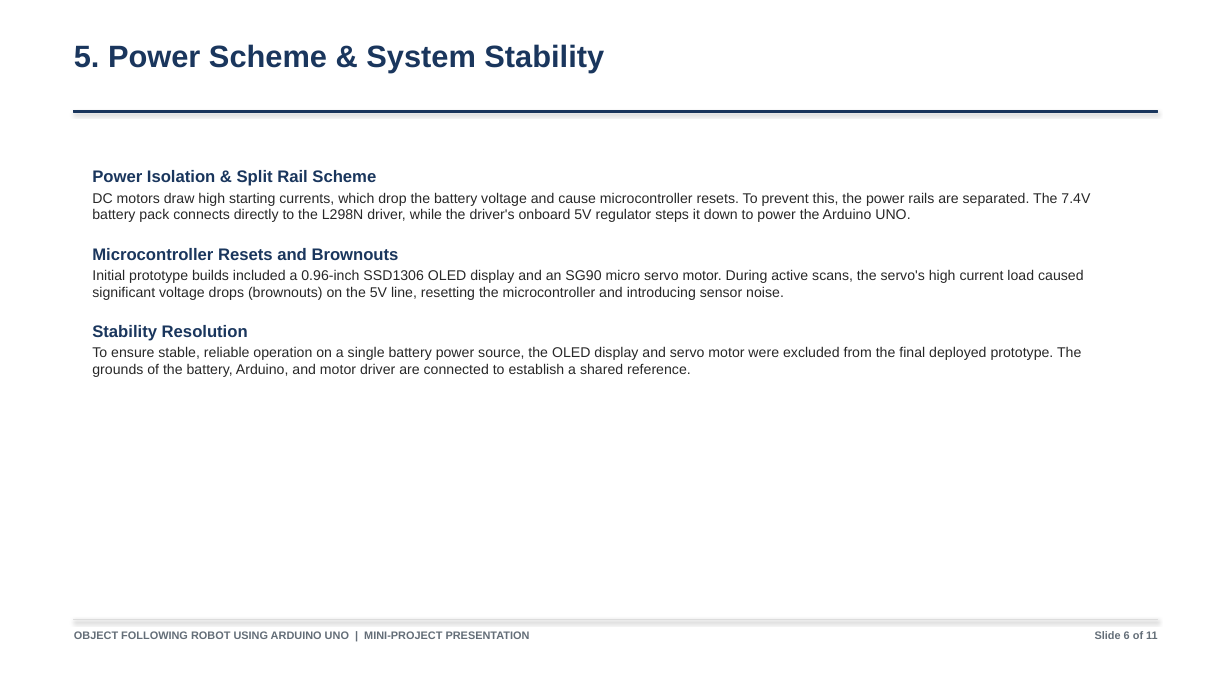
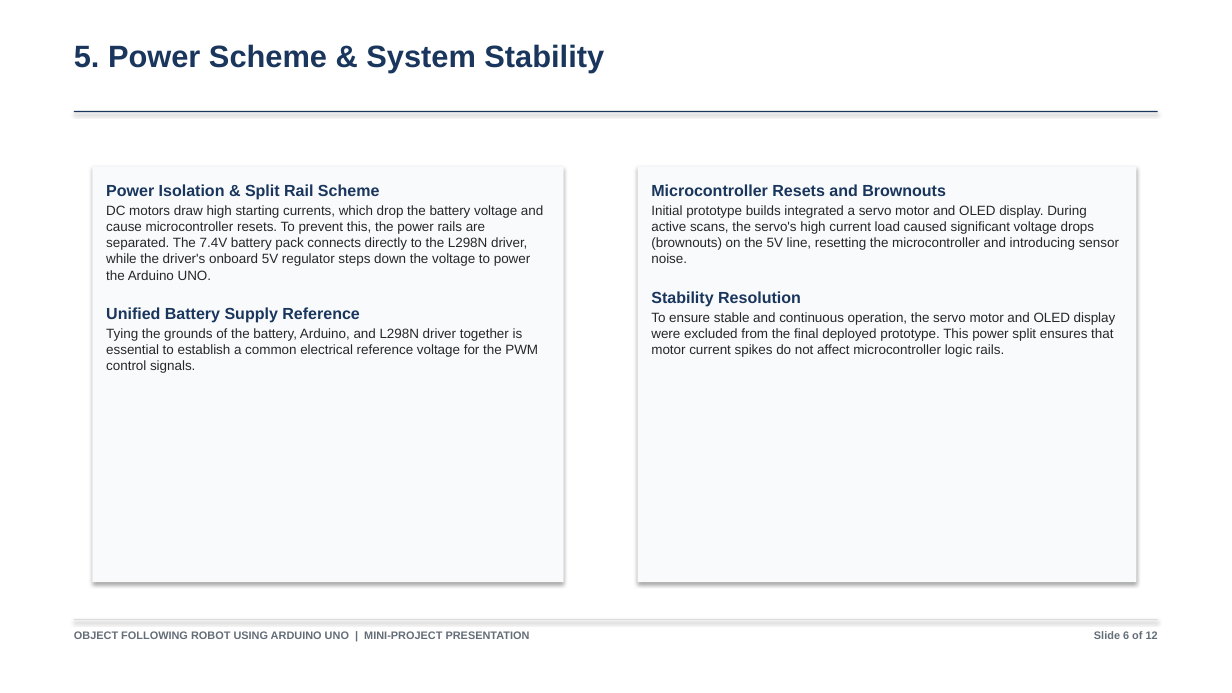
Before and after one commit to Biraj2004/Object-Following-Robot, a slide deck: slide 7 of Object-Following-Robot-Presentation.pptx. Drawn at 1232x693 pixels with LibreOffice and Linux fonts; fonts in the diff are those of the drawing. Boxes give left, top, right and bottom in pixels: in the first picture for what was removed or moved away, otherwise in the second. Text is boxed around its words. In the diff, an @@ line names an element or a change of style, - is before the commit and + after.

Commit message:
updated initial pptx

```diff
--- a/Object-Following-Robot-Presentation.pptx
+++ b/Object-Following-Robot-Presentation.pptx
@@ rectangle added at (92,166,564,582), fill #F8FAFC @@
@@ rectangle added at (638,166,1137,582), fill #F8FAFC @@
@@ text at (106,205,543,373): text changed; size 11 to 10.5 pt @@
-DC motors draw high starting currents, which drop the battery voltage and cause microcontroller resets. To prevent this, the power rails are separated. The 7.4V battery pack connects directly to the L298N driver, while the driver's onboard 5V regulator steps it down to power the Arduino UNO.
-Microcontroller Resets and Brownouts
-Initial prototype builds included a 0.96-inch SSD1306 OLED display and an SG90 micro servo motor. During active scans, the servo's high current load caused significant voltage drops (brownouts) on the 5V line, resetting the microcontroller and introducing sensor noise.
-Stability Resolution
-To ensure stable, reliable operation on a single battery power source, the OLED display and servo motor were excluded from the final deployed prototype. The grounds of the battery, Arduino, and motor driver are connected to establish a shared reference.
+DC motors draw high starting currents, which drop the battery voltage and cause microcontroller resets. To prevent this, the power rails are separated. The 7.4V battery pack connects directly to the L298N driver, while the driver's onboard 5V regulator steps down the voltage to power the Arduino UNO.
+Unified Battery Supply Reference
+Tying the grounds of the battery, Arduino, and L298N driver together is essential to establish a common electrical reference voltage for the PWM control signals.
@@ text at (106,184,379,200): size 13 to 12.5 pt in "Power Isolation & Split Rail Scheme" @@
@@ text "Power Isolation & Split Rail ...": place and size @@
-text "Power Isolation & Split Rail ..." at (92,170,1090,377)
+text "Power Isolation & Split Rail ..." at (106,184,543,373)
@@ text added at (651,184,1119,357), 10.5 pt, text #282828 @@
+Microcontroller Resets and Brownouts
+Initial prototype builds integrated a servo motor and OLED display. During active scans, the servo's high current load caused significant voltage drops (brownouts) on the 5V line, resetting the microcontroller and introducing sensor noise.
+Stability Resolution
+To ensure stable and continuous operation, the servo motor and OLED display were excluded from the final deployed prototype. This power split ensures that motor current spikes do not affect microcontroller logic rails.
@@ text at (1094,631,1158,639): text changed @@
-Slide 6 of 11
+Slide 6 of 12
```
Also in this commit, not shown: 10 other slides changed, 2 slides added, 1 slide removed, 1 other file.
